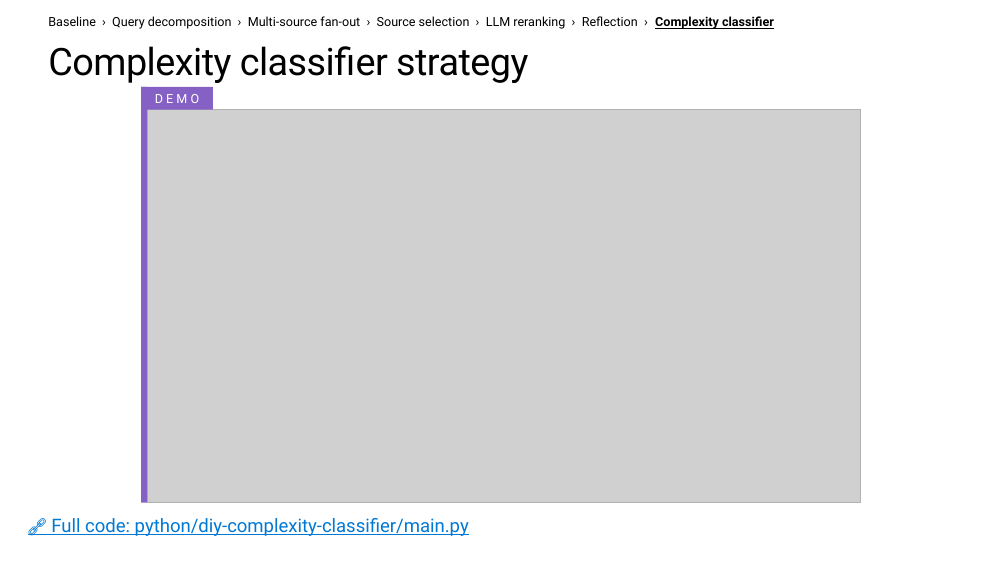
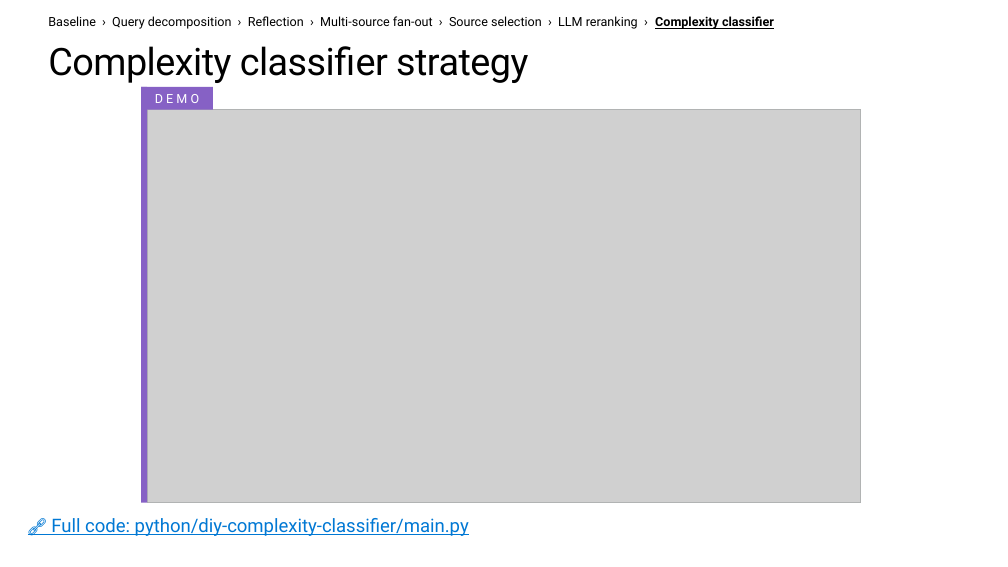
Before and after one commit to microsoft/ignite26-BRK300-building-agentic-retrieval-from-diy-to-foundry-iq, a slide deck: slide 44 of IgniteBRK300-WorkingDeck.pptx (slide 38 before the commit). Drawn at 1008x567 pixels with LibreOffice and Linux fonts; fonts in the diff are those of the drawing; grey boxes stand for pictures; background and template pictures are left out. Boxes give left, top, right and bottom in pixels: in the first picture for what was removed or moved away, otherwise in the second. Text is boxed around its words. In the diff, an @@ line names an element or a change of style, - is before the commit and + after.

```diff
--- a/IgniteBRK300-WorkingDeck.pptx
+++ b/IgniteBRK300-WorkingDeck.pptx
@@ text at bbox=[48, 16, 774, 29]: text changed @@
-Baseline › Query decomposition › Multi-source fan-out › Source selection › LLM reranking › Reflection › Complexity classifier
+Baseline › Query decomposition › Reflection › Multi-source fan-out › Source selection › LLM reranking › Complexity classifier
```
Also in this commit, not shown: 33 other slides changed, 8 slides added.
